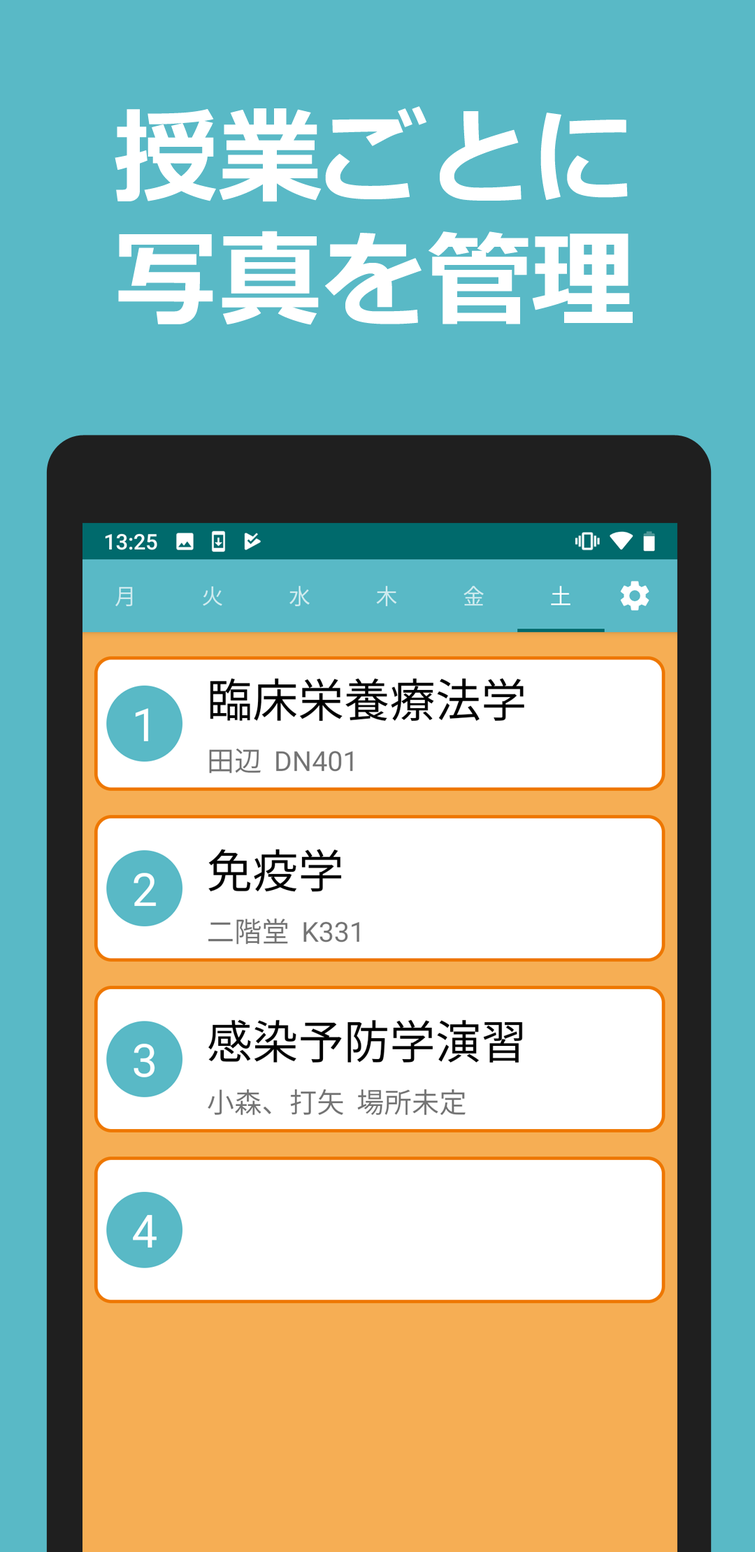
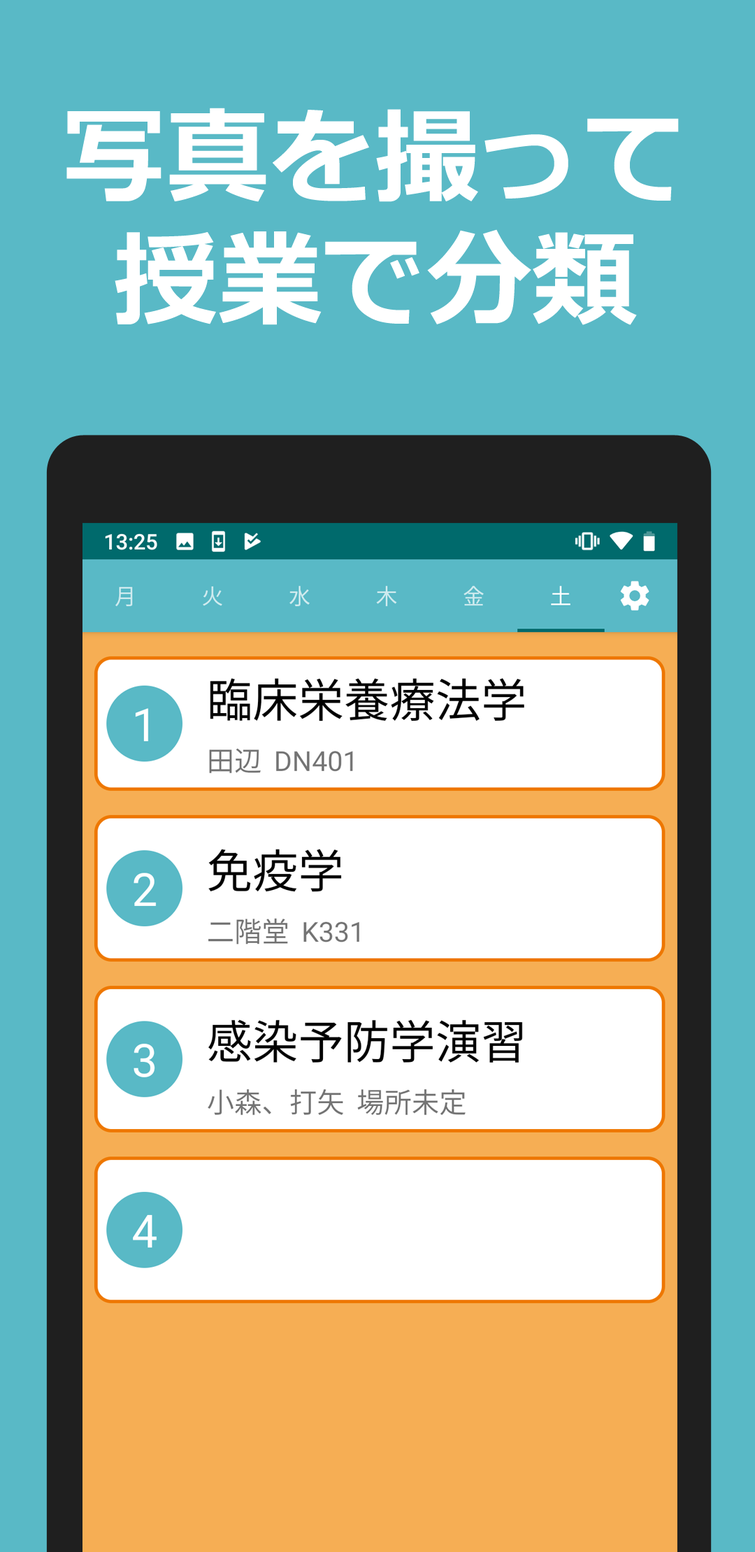
Revision of a layered 755×1552 image; what changed, layer by layer:
renamed "授業ごとに 写真を管理" to "写真を撮って 授業で分類", painted on it over [66, 106, 679, 326]
